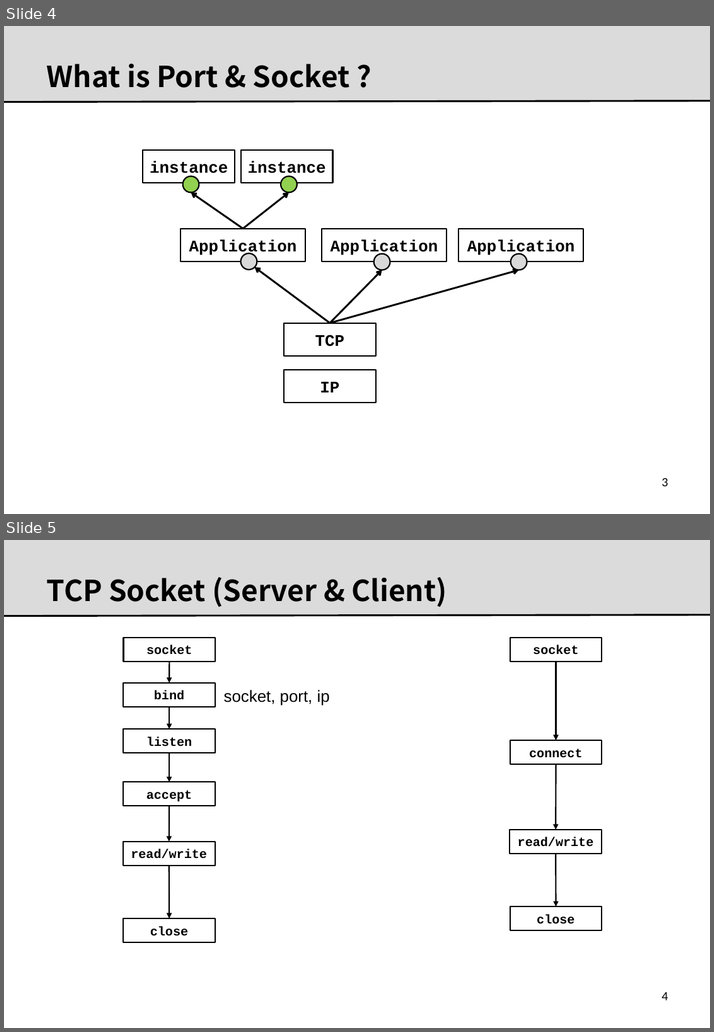
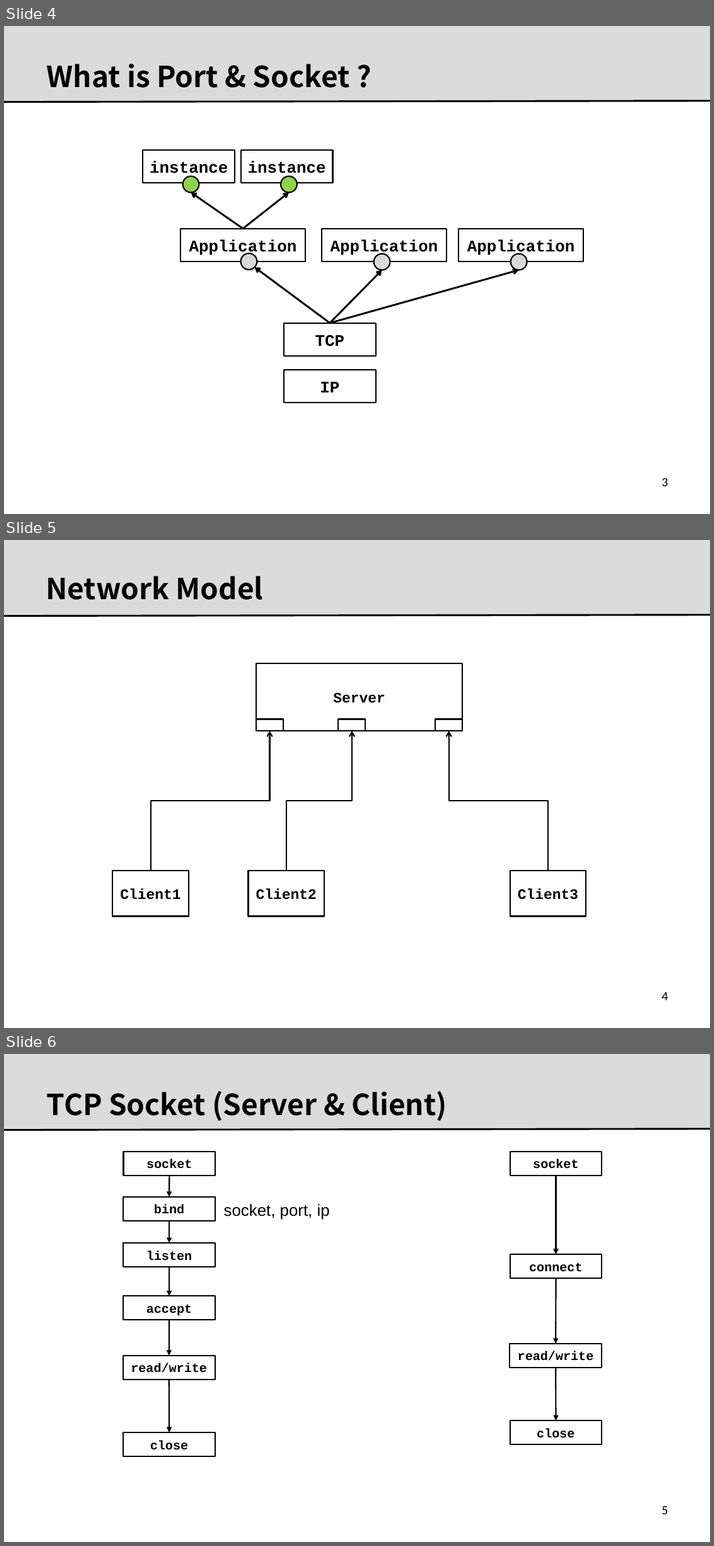
Before and after one commit to kitcrl/ztec, a slide deck: docs/socket.programings.pptx. Shown one above the other, each under a label of ours: slides 4 and 5 before the commit, slides 4, 5 and 6 after it. The pictures are 714x1032 and 714x1546 pixels, drawn with LibreOffice and Linux fonts; fonts in the diff are those of the drawing; background and template pictures are left out. Boxes give left, top, right and bottom in pixels: in the first picture for what was removed or moved away, otherwise in the second. Text is boxed around its words. In the diff, an @@ line names an element or a change of style, - is before the commit and + after.

```diff
--- a/docs/socket.programings.pptx
+++ b/docs/socket.programings.pptx
@@ slide 5 added at (4,540,710,1028), background #FFFFFF; not listed: 2 template elements that a slide beside it also shows @@
@@ title added at (46,576,264,600), 32 pt, text #000000, bold @@
+Network Model
@@ rectangle added at (256,663,463,731), fill #FFFFFF, outline #000000 1.5 pt, 16 pt, text #000000, bold @@
+Server
@@ rectangle added at (256,719,284,731), fill #FFFFFF, outline #000000 1.5 pt @@
@@ rectangle added at (339,719,366,731), fill #FFFFFF, outline #000000 1.5 pt @@
@@ rectangle added at (436,719,463,731), fill #FFFFFF, outline #000000 1.5 pt @@
@@ elbow arrow added from (151, 871) to (270, 731), #000000 1.5 pt @@
@@ elbow arrow added from (286, 871) to (352, 731), #000000 1.5 pt @@
@@ elbow arrow added from (548, 871) to (449, 731), #000000 1.5 pt @@
@@ rectangle added at (113,871,189,917), fill #FFFFFF, outline #000000 1.5 pt, 16 pt, text #000000, bold @@
+Client1
@@ rectangle added at (248,871,325,917), fill #FFFFFF, outline #000000 1.5 pt, 16 pt, text #000000, bold @@
+Client2
@@ rectangle added at (510,871,586,917), fill #FFFFFF, outline #000000 1.5 pt, 16 pt, text #000000, bold @@
+Client3
@@ page number added at (661,992,667,1001), 14 pt, text #000000 @@
+4
@@ what was slide 5 is now slide 6 @@
@@ page number at (661,1506,667,1515): text changed @@
-4
+5
```
Also in this commit, not shown: 1 other file.
